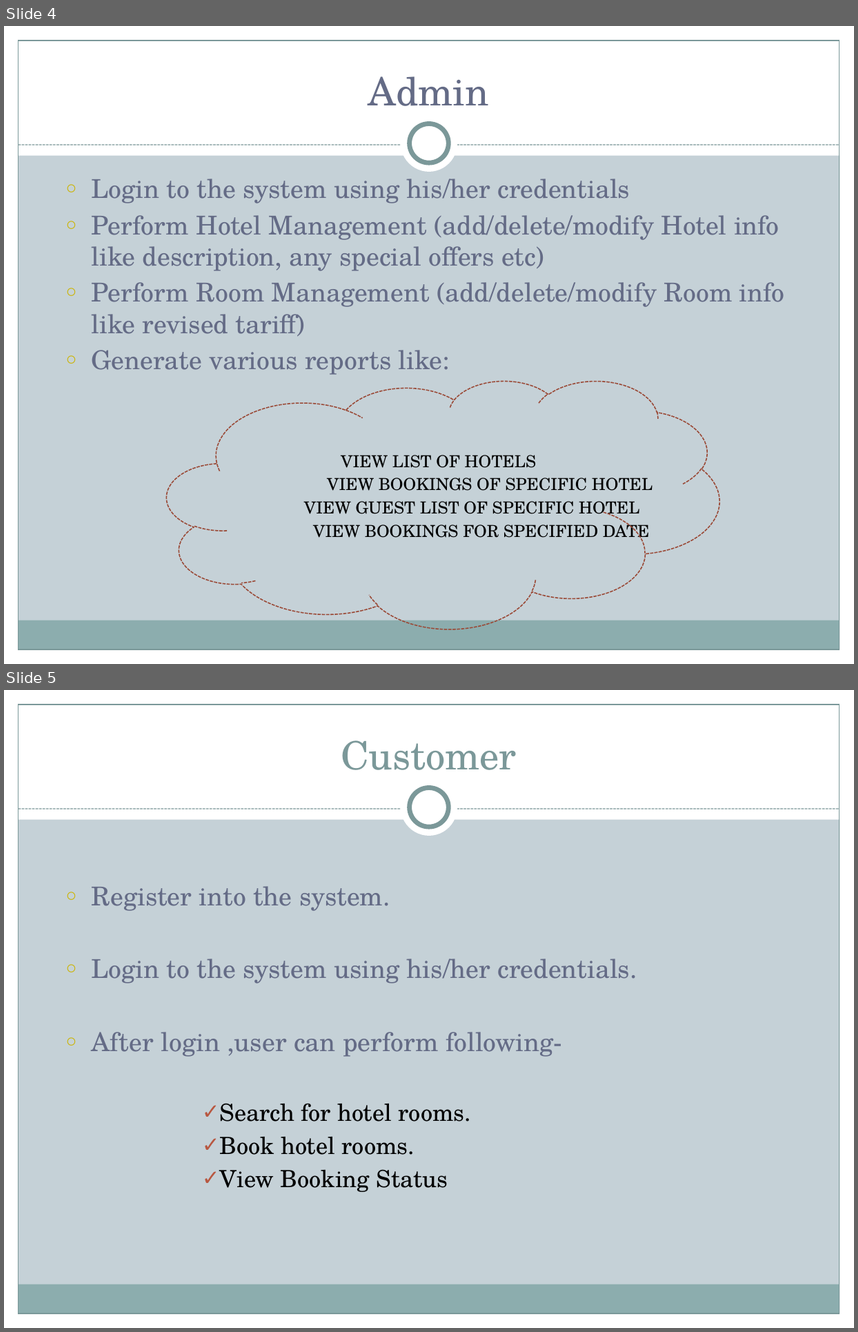
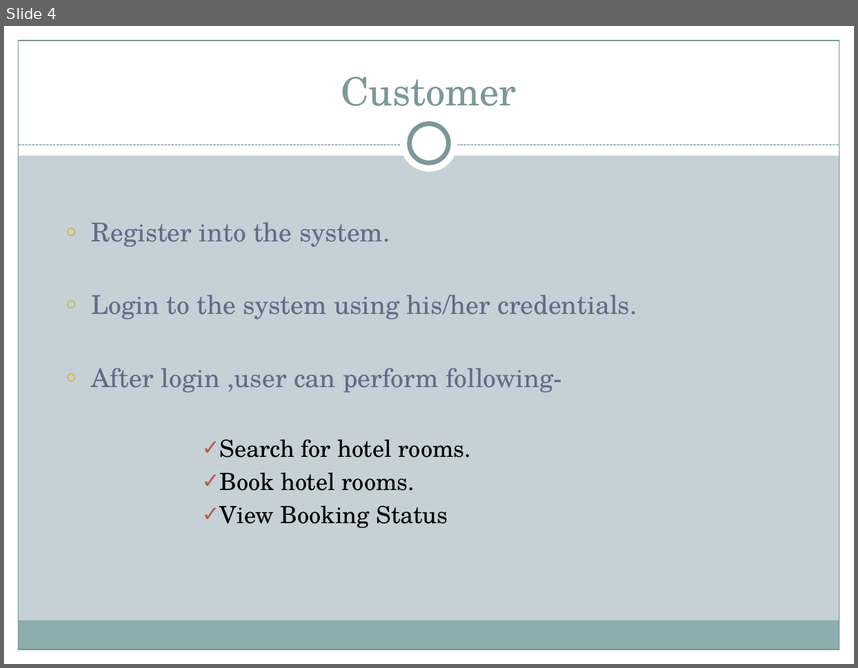
Before and after one commit to VeenaYeshala/PLP-project, a slide deck: HotelManagementBookingSystem_ppt.pptx. Shown one above the other, each under a label of ours: slides 4 and 5 before the commit, slide 4 after it. The pictures are 858x1332 and 858x668 pixels, drawn with LibreOffice and Linux fonts; fonts in the diff are those of the drawing. Boxes give left, top, right and bottom in pixels: in the first picture for what was removed or moved away, otherwise in the second. Text is boxed around its words. In the diff, an @@ line names an element or a change of style, - is before the commit and + after.

```diff
--- a/HotelManagementBookingSystem_ppt.pptx
+++ b/HotelManagementBookingSystem_ppt.pptx
@@ slide 4 removed at [4,26,854,664], background #C5D1D7; not listed: 9 template elements that a slide beside it also shows @@
@@ title removed at [368,76,489,106] @@
-Admin
@@ text removed at [92,178,784,541] @@
-  ○ Login to the system using his/her credentials
-  ○ Perform Hotel Management (add/delete/modify Hotel info like description, any special offers etc)
-  ○ Perform Room Management (add/delete/modify Room info like revised tariff)
-  ○ Generate various reports like:
-                VIEW LIST OF HOTELS
-                VIEW BOOKINGS OF SPECIFIC HOTEL
-                VIEW GUEST LIST OF SPECIFIC HOTEL
-                VIEW BOOKINGS FOR SPECIFIED DATE
@@ cloud removed at [168,381,720,628] @@
@@ what was slide 5 is now slide 4 @@
```
Also in this commit, not shown: 6 slides changed, 10 slides added, 12 other slides removed.
